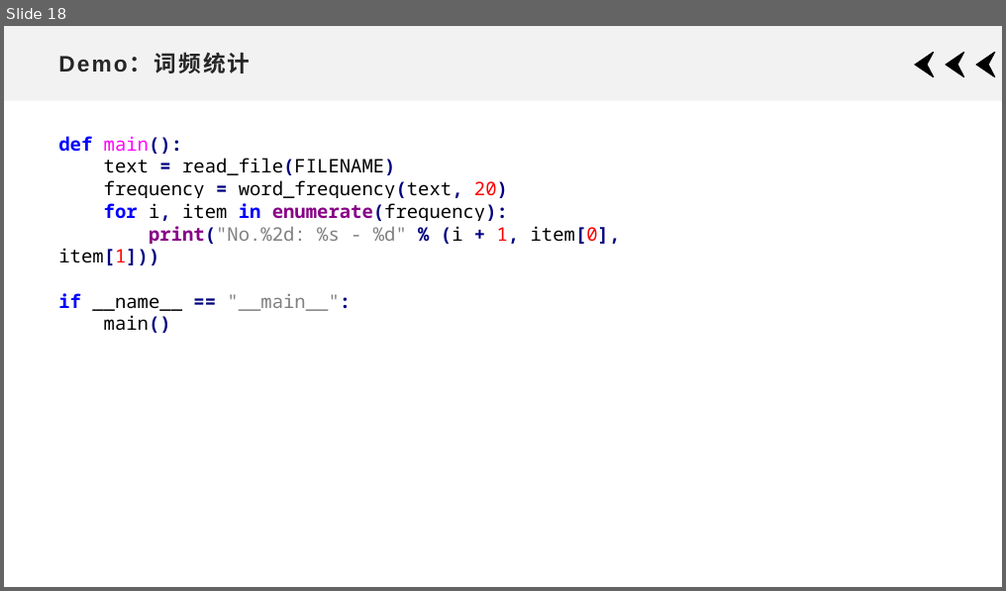
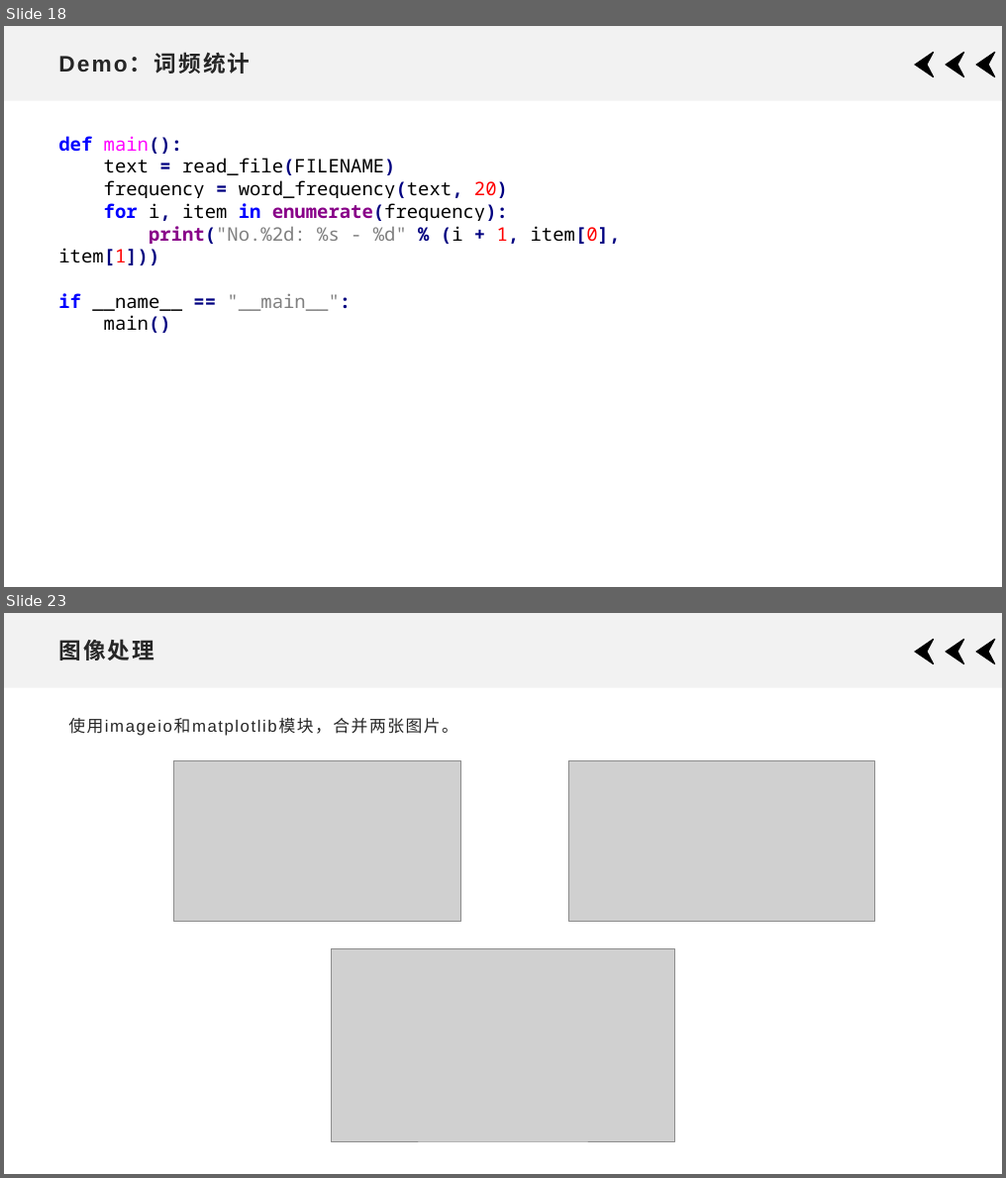
Before and after one commit to xdai02/Python, a slide deck: slides/Chapter6.pptx. Shown one above the other, each under a label of ours: slide 18 before the commit, slides 18 and 23 after it; the slides between them are not shown. The pictures are 1006x591 and 1006x1178 pixels, drawn with LibreOffice and Linux fonts; fonts in the diff are those of the drawing; grey boxes stand for pictures. Boxes give left, top, right and bottom in pixels: in the first picture for what was removed or moved away, otherwise in the second. Text is boxed around its words. In the diff, an @@ line names an element or a change of style, - is before the commit and + after.

```diff
--- a/slides/Chapter6.pptx
+++ b/slides/Chapter6.pptx
@@ slide 23 added at (4,613,1002,1174), background #FFFFFF; not listed: 4 template elements that a slide beside it also shows @@
@@ title added at (58,639,154,661), 21.6 pt, text #262626, bold @@
+图像处理
@@ text added at (68,718,458,736), 16 pt, text #262626 @@
+使用imageio和matplotlib模块，合并两张图片。
@@ picture added at (173,761,460,922) @@
@@ picture added at (568,761,874,922) @@
@@ picture added at (331,950,675,1142) @@
```
Also in this commit, not shown: 4 other slides added, 7 other files.
